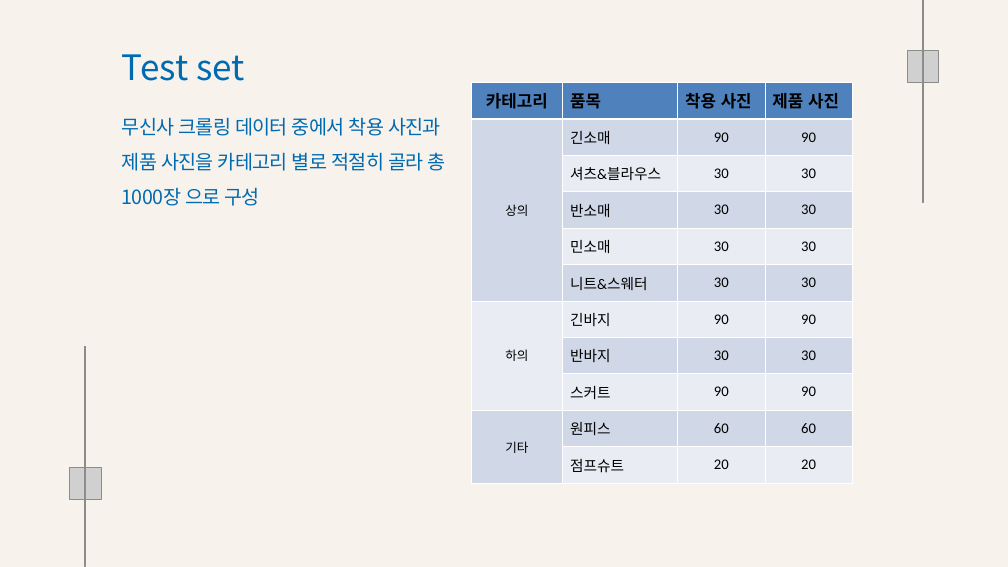
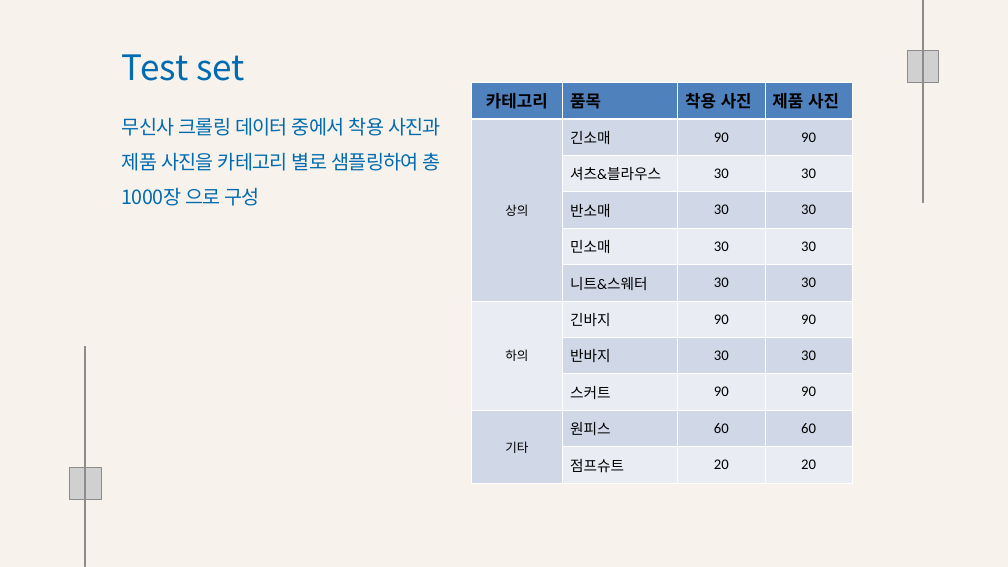
Before and after one commit to Playdata-G-DA35/DA35-final-team2-Item_Classification_RPA, a slide deck: slide 17 of documents/Clothes Detection 모델 결과 보고서.pptx (slide 16 before the commit). Drawn at 1008x567 pixels with LibreOffice and Linux fonts; fonts in the diff are those of the drawing; grey boxes stand for pictures; background and template pictures are left out. Boxes give left, top, right and bottom in pixels: in the first picture for what was removed or moved away, otherwise in the second. Text is boxed around its words. In the diff, an @@ line names an element or a change of style, - is before the commit and + after.

```diff
--- a/documents/Clothes Detection 모델 결과 보고서.pptx
+++ b/documents/Clothes Detection 모델 결과 보고서.pptx
@@ text at [122,117,441,206]: text changed @@
-무신사 크롤링 데이터 중에서 착용 사진과 제품 사진을 카테고리 별로 적절히 골라 총 1000장 으로 구성
+무신사 크롤링 데이터 중에서 착용 사진과 제품 사진을 카테고리 별로 샘플링하여 총 1000장 으로 구성
```
Also in this commit, not shown: 5 other slides changed, 1 slide added, 1 slide removed, 2 other files.
